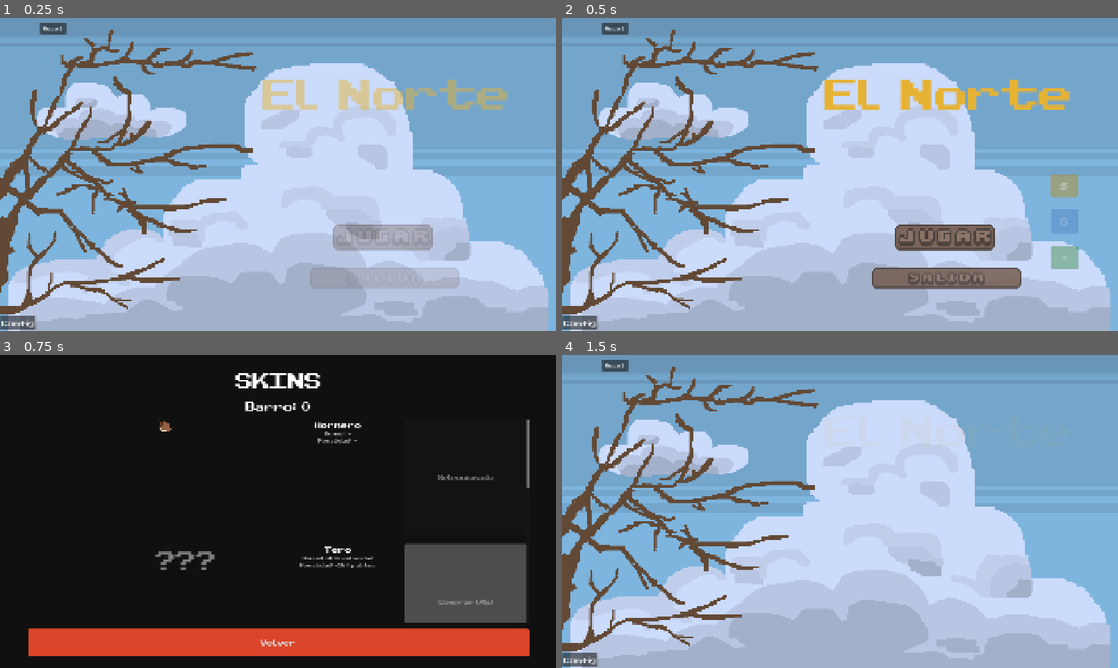
Above: before the commit, frames 1-4 (two rows, left to right).
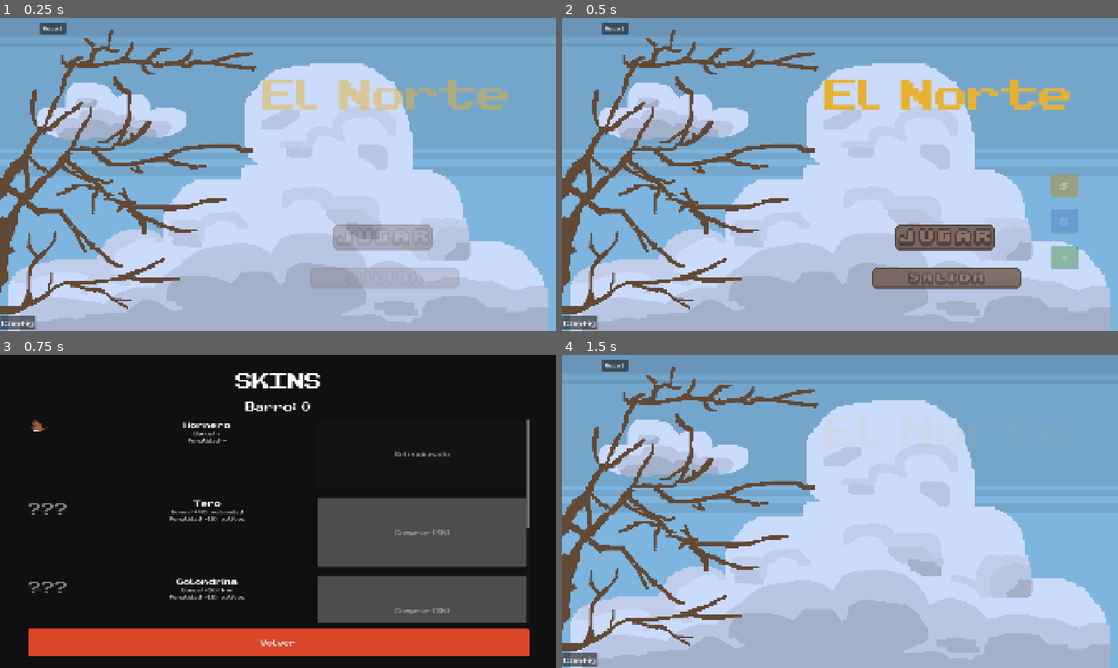
Above: after the commit, the same moments.

Repository: TomasMoreno21/El-Norte
Game: Godot game, scene res://scenes/menu/menu.tscn
The game is run twice, just before and just after one commit, with the same random seed, the same clock (stepped at 60 frames per second) and the same inputs.
Inputs:
- Up to frame 1 (0.25 s): no input
- Up to frame 2 (0.5 s): no input
- Up to frame 3 (0.75 s): click "S" at 0.5 s
- Up to frame 4 (1.5 s): click "Volver" at 1.25 s

Frames 1-2 are identical in both runs. In frame 3, 12% of the frame differs, in the area x 5-96%, y 20-86%; in frame 4, nothing differs.

Commit message:
Revert "feat: sprites mas grandes (400x400) y centrados con spacer"
This reverts commit eca12f536e397356c1e91291b9e02c2a61c9eaa7.

Diff:
--- a/scenes/skins/skins.gd
+++ b/scenes/skins/skins.gd
@@ -51,7 +51,7 @@
 	var tex: Texture2D = BIRD_SPRITES.get(bird_id) as Texture2D
 	if tex != null:
 		var container := Control.new()
-		container.custom_minimum_size = Vector2(400, 0)
+		container.custom_minimum_size = Vector2(240, 0)
 		container.size_flags_vertical = 3
 		container.mouse_filter = 2
 		var tr := TextureRect.new()
@@ -64,7 +64,7 @@
 			tr.modulate = Color(0.15, 0.15, 0.15, 1.0)
 			var qmark := Label.new()
 			qmark.text = "???"
-			qmark.add_theme_font_size_override("font_size", 72)
+			qmark.add_theme_font_size_override("font_size", 48)
 			qmark.horizontal_alignment = HORIZONTAL_ALIGNMENT_CENTER
 			qmark.vertical_alignment = VERTICAL_ALIGNMENT_CENTER
 			qmark.modulate = Color(0.5, 0.5, 0.5)
@@ -78,7 +78,7 @@
 			cr.color = Color(0.15, 0.15, 0.15)
 		else:
 			cr.color = BIRD_COLORS.get(bird_id, Color.WHITE)
-		cr.custom_minimum_size = Vector2(400, 0)
+		cr.custom_minimum_size = Vector2(240, 0)
 		cr.size_flags_vertical = 3
 		cr.mouse_filter = 2
 		return cr
@@ -97,14 +97,9 @@
 		var active = DataManager.active_bird == id
 
 		var row := HBoxContainer.new()
-		row.custom_minimum_size = Vector2(0, 400)
+		row.custom_minimum_size = Vector2(0, 240)
 		row.size_flags_horizontal = 3
 		row.add_theme_constant_override("separation", 20)
-
-		var spacer := Control.new()
-		spacer.size_flags_horizontal = 3
-		spacer.mouse_filter = 2
-		row.add_child(spacer)
 
 		var display := _make_bird_display(id, owned)
 		row.add_child(display)
